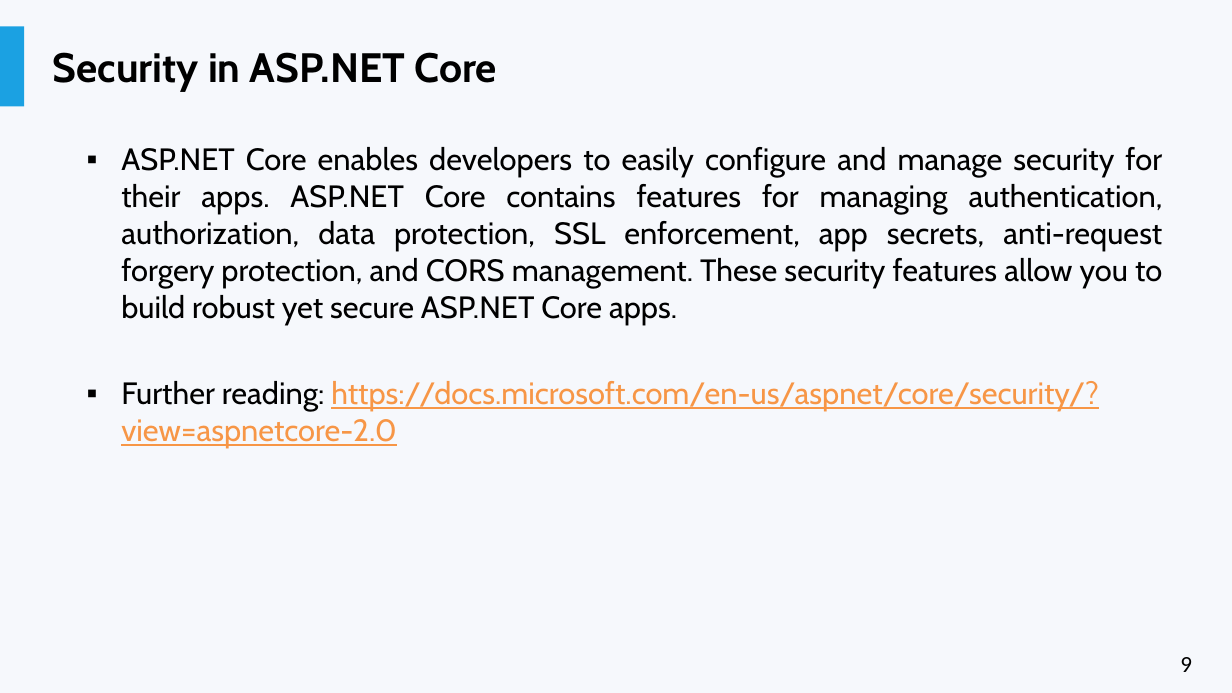
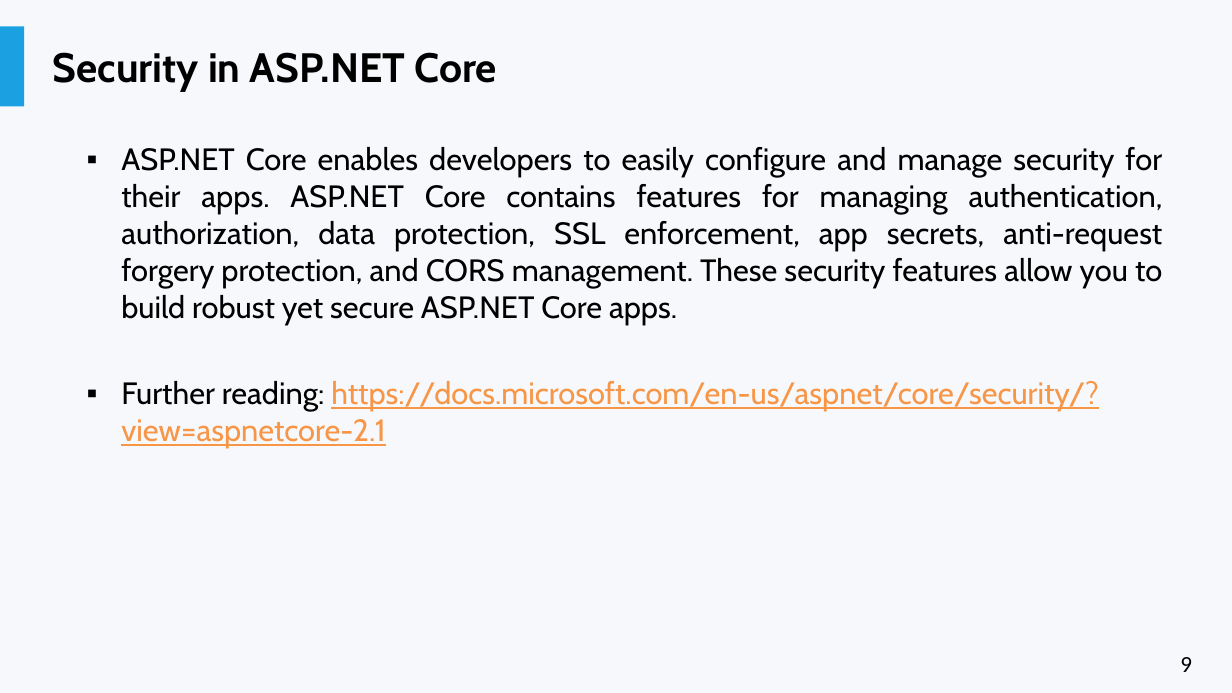
Before and after one commit to liviucotfas/ase-web-and-cloud-applications-security, a slide deck: slide 9 of Presentation ASPNET MVC Core - Part III.pptx. Drawn at 1232x693 pixels with LibreOffice and Linux fonts; fonts in the diff are those of the drawing. Boxes give left, top, right and bottom in pixels: in the first picture for what was removed or moved away, otherwise in the second. Text is boxed around its words. In the diff, an @@ line names an element or a change of style, - is before the commit and + after.

```diff
--- a/Presentation ASPNET MVC Core - Part III.pptx
+++ b/Presentation ASPNET MVC Core - Part III.pptx
@@ text at (121, 381, 1099, 448): text changed @@
-▪ Further reading: https://docs.microsoft.com/en-us/aspnet/core/security/?view=aspnetcore-2.0
+▪ Further reading: https://docs.microsoft.com/en-us/aspnet/core/security/?view=aspnetcore-2.1
```
Also in this commit, not shown: 5 other slides changed, 1 slide added.
